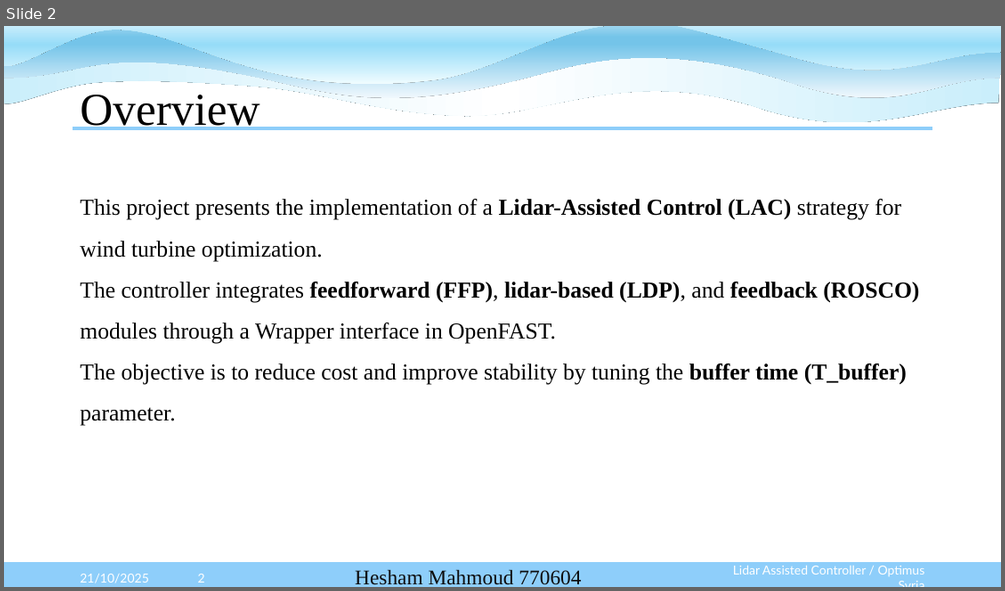
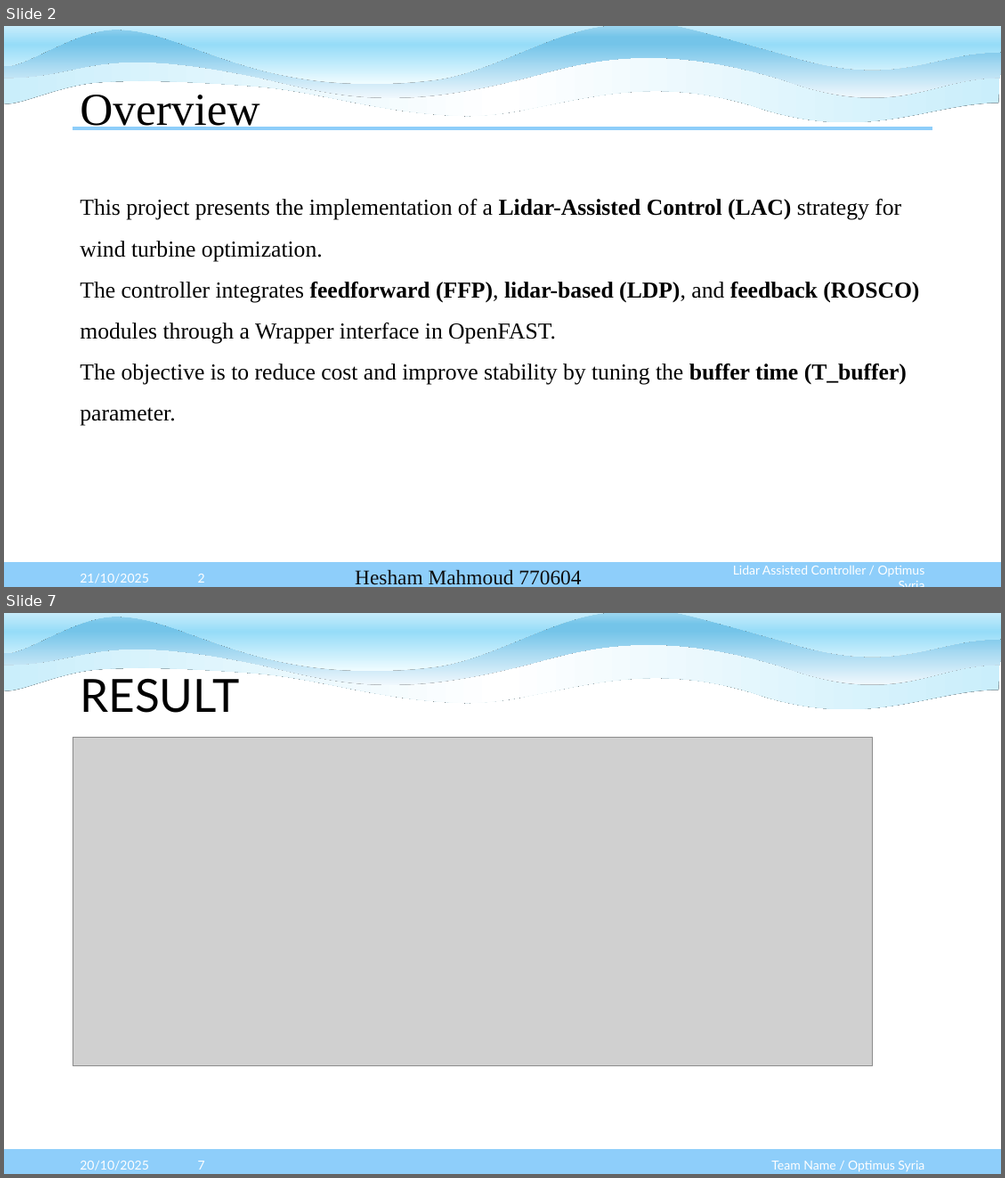
Before and after one commit to Karim-bakhtyar/Optimus-Syria-WEC, a slide deck: 3_Presentations/week 4/Week4 Lidar assisted control.pptx. Shown one above the other, each under a label of ours: slide 2 before the commit, slides 2 and 7 after it; the slides between them are not shown. The pictures are 1005x591 and 1005x1178 pixels, drawn with LibreOffice and Linux fonts; fonts in the diff are those of the drawing; grey boxes stand for pictures. Boxes give left, top, right and bottom in pixels: in the first picture for what was removed or moved away, otherwise in the second. Text is boxed around its words. In the diff, an @@ line names an element or a change of style, - is before the commit and + after.

```diff
--- a/3_Presentations/week 4/Week4 Lidar assisted control.pptx
+++ b/3_Presentations/week 4/Week4 Lidar assisted control.pptx
@@ slide 7 added at <box>4,613,1001,1174</box>, background #FFFFFF; not listed: 7 template elements that a slide beside it also shows @@
@@ title added at <box>80,672,239,713</box>, 44 pt, text #000000 @@
+RESULT
@@ picture added at <box>73,737,873,1065</box> @@
@@ text added at <box>80,1160,148,1170</box>, 12 pt, text #FFFFFF @@
+20/10/2025
@@ page number added at <box>198,1160,205,1169</box>, 12 pt, text #FFFFFF @@
+7
@@ text added at <box>771,1160,924,1172</box>, 12 pt, text #FFFFFF @@
+Team Name / Optimus Syria
```
Also in this commit, not shown: 2 slides changed, 4 other slides added, 7 slides removed.
